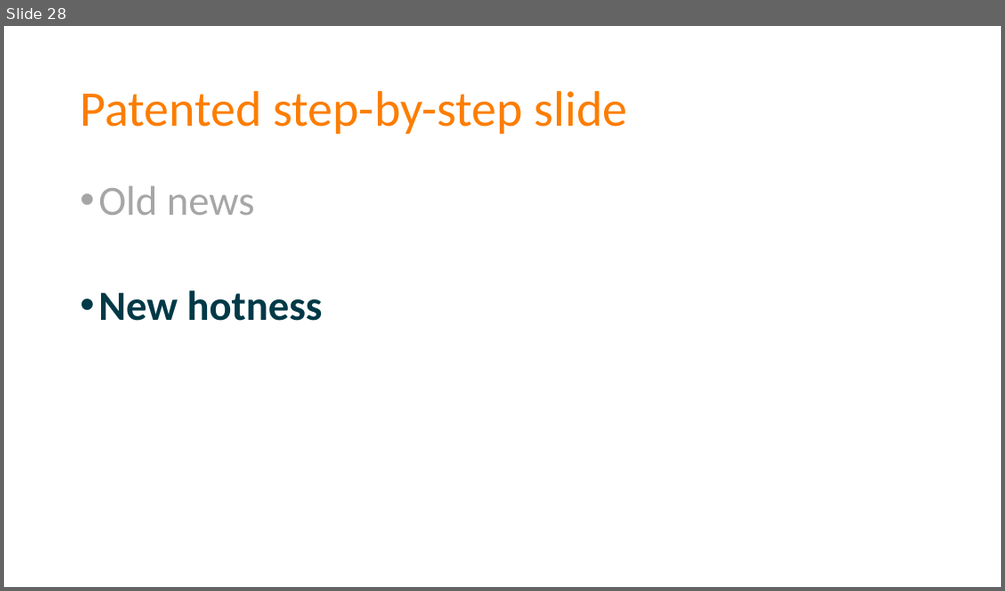
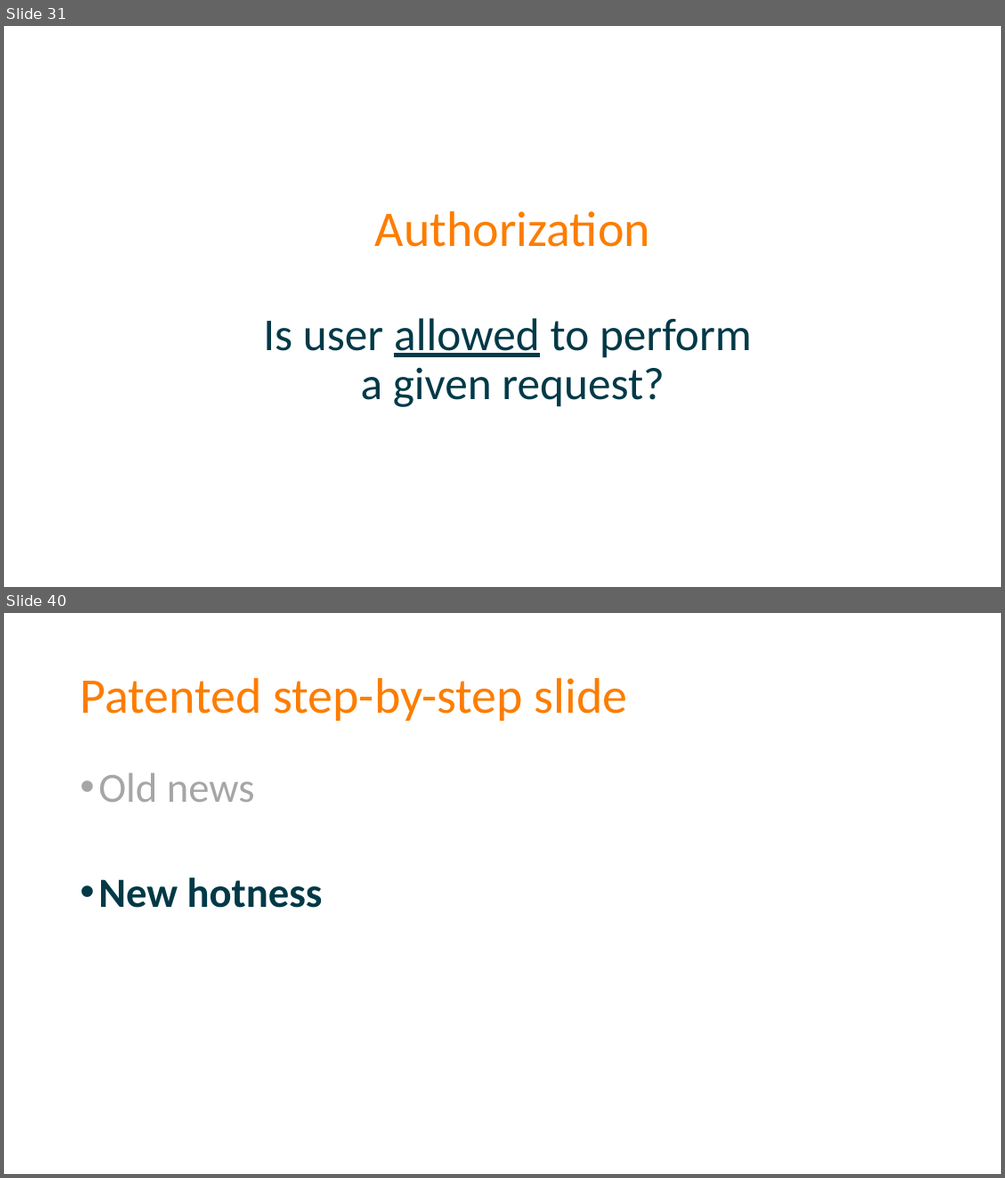
Before and after one commit to spetryjohnson/Talk---Dont-Write-Secure-Code-Design-Secure-Systems, a slide deck: Secure Systems - CodeMash 2017.pptx. Shown one above the other, each under a label of ours: slide 28 before the commit, slides 31 and 40 after it; the slides between them are not shown. The pictures are 1005x591 and 1005x1178 pixels, drawn with LibreOffice and Linux fonts; fonts in the diff are those of the drawing. Boxes give left, top, right and bottom in pixels: in the first picture for what was removed or moved away, otherwise in the second. Text is boxed around its words. In the diff, an @@ line names an element or a change of style, - is before the commit and + after.

Commit message:
Added authorization to PPT and narrative

```diff
--- a/Secure Systems - CodeMash 2017.pptx
+++ b/Secure Systems - CodeMash 2017.pptx
@@ slide 31 added at (x1=4, y1=26, x2=1001, y2=587), background #FFFFFF @@
@@ title added at (x1=263, y1=211, x2=752, y2=407), 44 pt, text #013947 @@
+Authorization
+Is user allowed to perform
+a given request?
@@ what was slide 28 is now slide 40 @@
```
Also in this commit, not shown: 9 slides changed, 6 other slides added, 1 other file.
